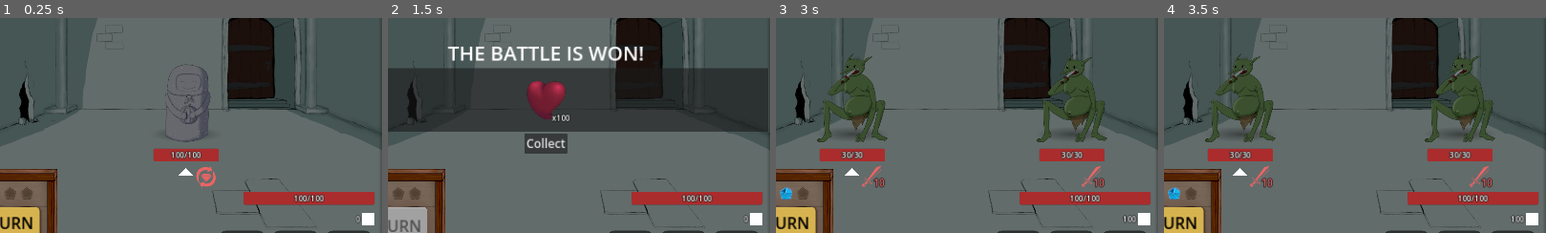
Above: before the commit, frames 1-4 (left to right).
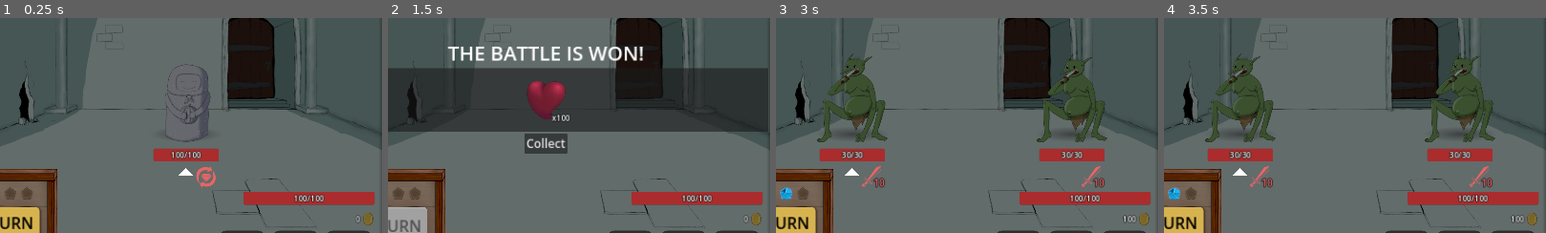
Above: after the commit, the same moments.

Repository: WcOnR/your-mom-is-the-dungeon-lord
Game: Godot game, scene res://game_objects/rooms/world.tscn
The game is run twice, just before and just after one commit, with the same random seed, the same clock (stepped at 60 frames per second) and the same inputs. The engine's default icon, where the game draws it, is replaced by a stand-in: a white triangle on a blue panel in a dark square.
Inputs (mouse positions are % of the whole screen's width and height, from its top left):
- Up to frame 1 (0.25 s): no input
- Up to frame 2 (1.5 s): move the mouse to (72, 45) at 0.52 s; press the mouse at (72, 45) at 0.53 s; hold W 0.53-1.28 s; move the mouse to (30, 55) at 1.27 s; release the mouse at (30, 55) at 1.28 s; click (30, 55) at 1.35 s
- Up to frame 3 (3 s): move the mouse to (60, 28) at 2.02 s; press the mouse at (60, 28) at 2.03 s; hold W 2.03-2.75 s; release the mouse at (60, 28) at 2.75 s; click "Collect" at 2.75 s
- Up to frame 4 (3.5 s): no input
The pictures show only the part of the screen within x 49-99%, y 38-88%; the shares and areas given below are measured in that part.

The runs differ from the first frame. In frame 1, 0.2% of the frame differs, in the area x 94-98%, y 90-97%; in frame 2, 0.2%; in frame 3, 0.2%; in frame 4, 0.2%.

Commit message:
added hero coin icon

Diff:
--- a/ui/widgets/coin_panel.tscn
+++ b/ui/widgets/coin_panel.tscn
@@ -1,7 +1,8 @@
-[gd_scene load_steps=3 format=3 uid="uid://cf102rf2d2ahv"]
+[gd_scene load_steps=4 format=3 uid="uid://cf102rf2d2ahv"]
 
 [ext_resource type="Script" path="res://ui/widgets/coin_panel.gd" id="1_ach0u"]
 [ext_resource type="LabelSettings" uid="uid://bpr6t2q1y56ln" path="res://ui/themes/label_settings/info_label_settings.tres" id="1_diqhe"]
+[ext_resource type="Texture2D" uid="uid://ghdoymobjlab" path="res://ui/widgets/hero_coin.png" id="3_i1uik"]
 
 [node name="CoinPanel" type="MarginContainer"]
 custom_minimum_size = Vector2(0, 50)
@@ -19,6 +20,7 @@
 text = "0"
 label_settings = ExtResource("1_diqhe")
 
-[node name="ColorRect" type="ColorRect" parent="HBoxContainer"]
+[node name="TextureRect" type="TextureRect" parent="HBoxContainer"]
 custom_minimum_size = Vector2(32, 32)
 layout_mode = 2
+texture = ExtResource("3_i1uik")
Binary file added: ui/widgets/hero_coin.png
Not shown, added: ui/widgets/hero_coin.png.import
